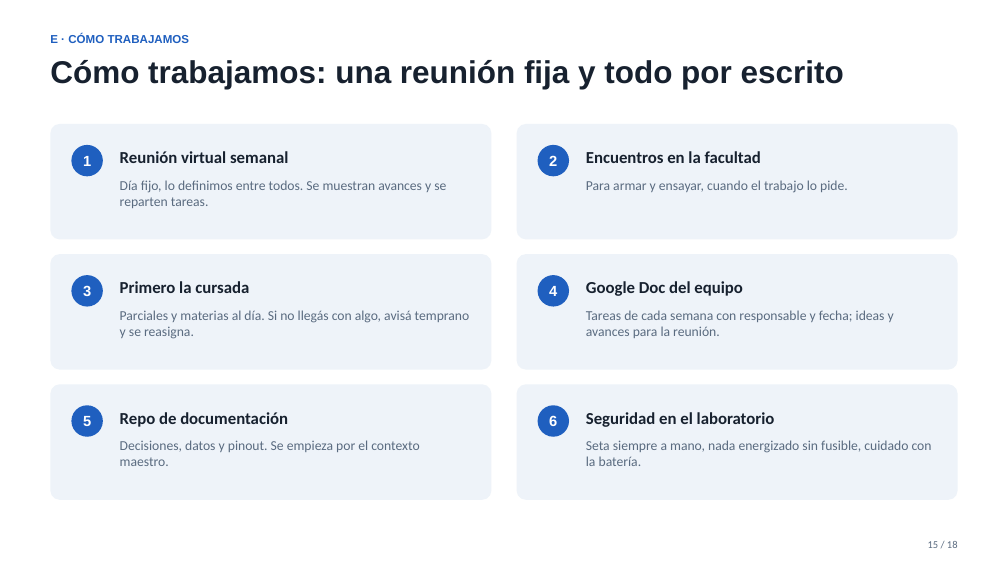
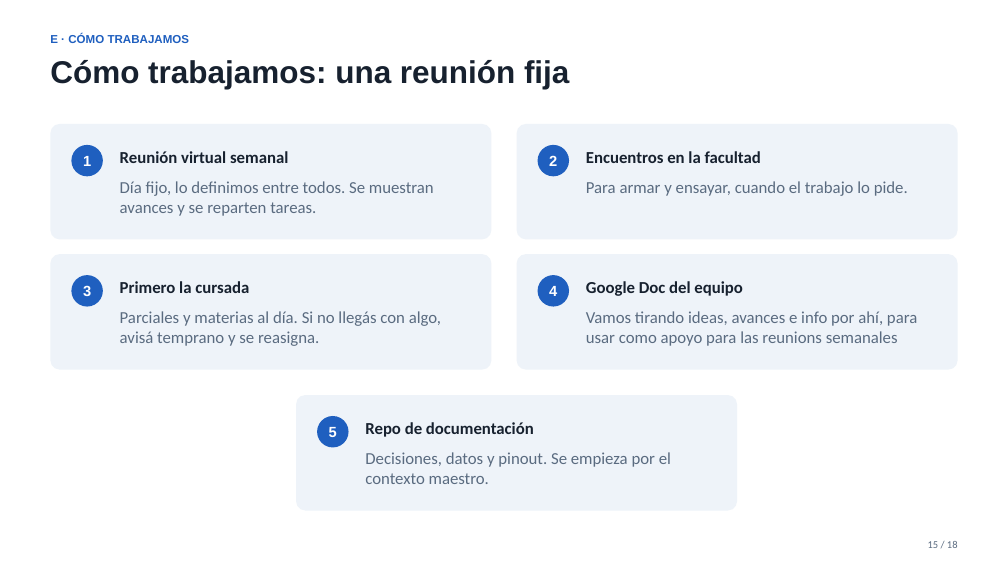
Before and after one commit to Matyy38/erc-rover-EyP, a slide deck: slide 14 of audiovisual-presentacion/presentacion-ingreso-EyP-2026-09.pptx (slide 15 before the commit). Drawn at 1008x567 pixels with LibreOffice and Linux fonts; fonts in the diff are those of the drawing. Boxes give left, top, right and bottom in pixels: in the first picture for what was removed or moved away, otherwise in the second. Text is boxed around its words. In the diff, an @@ line names an element or a change of style, - is before the commit and + after.

```diff
--- a/audiovisual-presentacion/presentacion-ingreso-EyP-2026-09.pptx
+++ b/audiovisual-presentacion/presentacion-ingreso-EyP-2026-09.pptx
@@ text at box(50, 60, 569, 89): text changed @@
-Cómo trabajamos: una reunión fija y todo por escrito
+Cómo trabajamos: una reunión fija
@@ text at box(586, 311, 917, 346): text changed; size 13 to 16 pt @@
-Tareas de cada semana con responsable y fecha; ideas y avances para la reunión.
+Vamos tirando ideas, avances e info por ahí, para usar como apoyo para las reunions semanales
@@ rounded rectangle removed at box(516, 384, 957, 500) @@
@@ 2 texts, 1 ellipse, 1 rounded rectangle: place and size @@
-2 texts, 1 ellipse, 1 rounded rectangle at box(51, 384, 492, 500)
+2 texts, 1 ellipse, 1 rounded rectangle at box(296, 395, 737, 510)
@@ ellipse removed at box(538, 405, 569, 437) @@
-6
@@ text removed at box(586, 412, 775, 427) @@
-Seguridad en el laboratorio
@@ size 13 to 16 pt in 4 elements at box(120, 181, 434, 216), box(586, 181, 908, 196), box(120, 311, 441, 346), box(365, 452, 671, 484) @@
@@ text removed at box(586, 440, 932, 466) @@
-Seta siempre a mano, nada energizado sin fusible, cuidado con la batería.
```
Also in this commit, not shown: 11 other slides changed, 1 slide removed, 3 other files.
